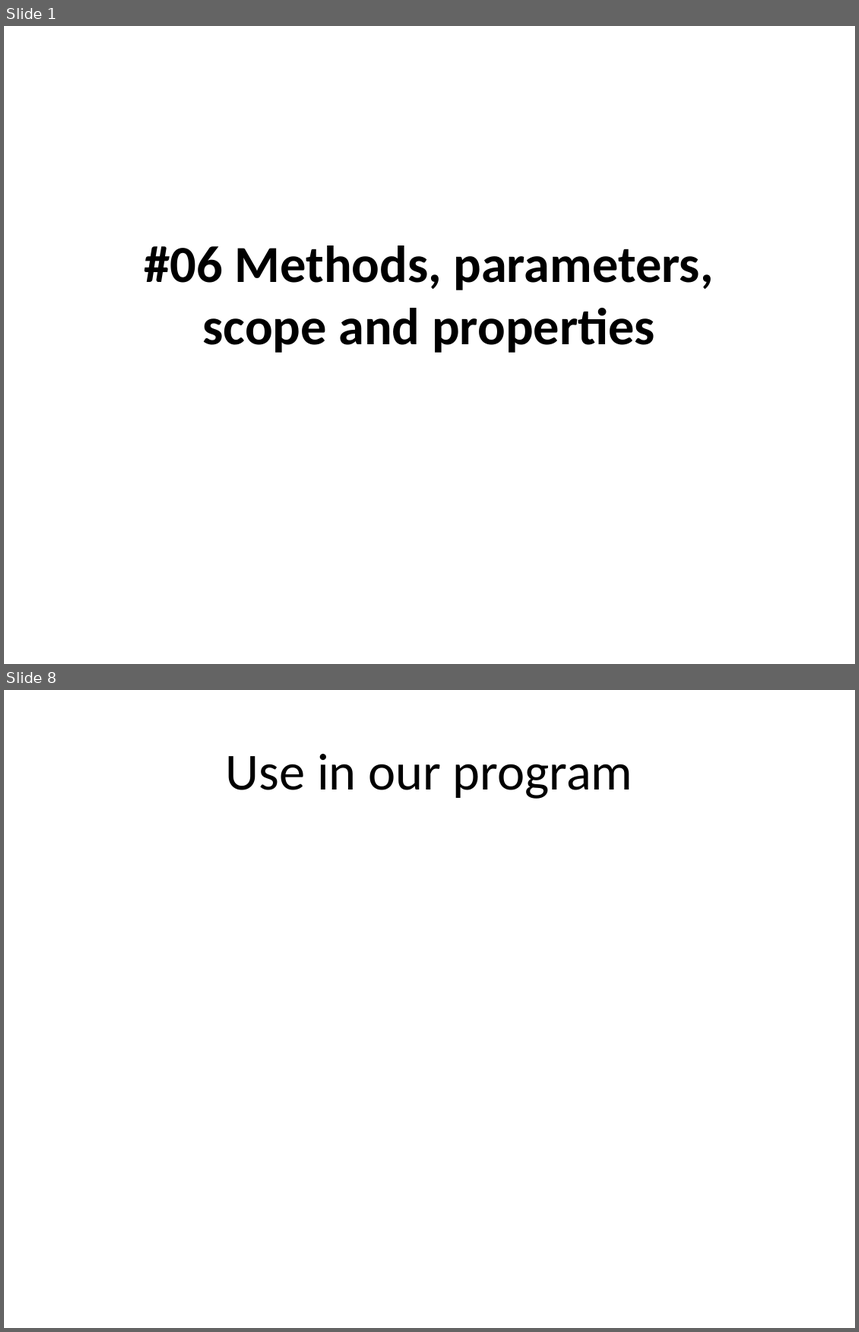
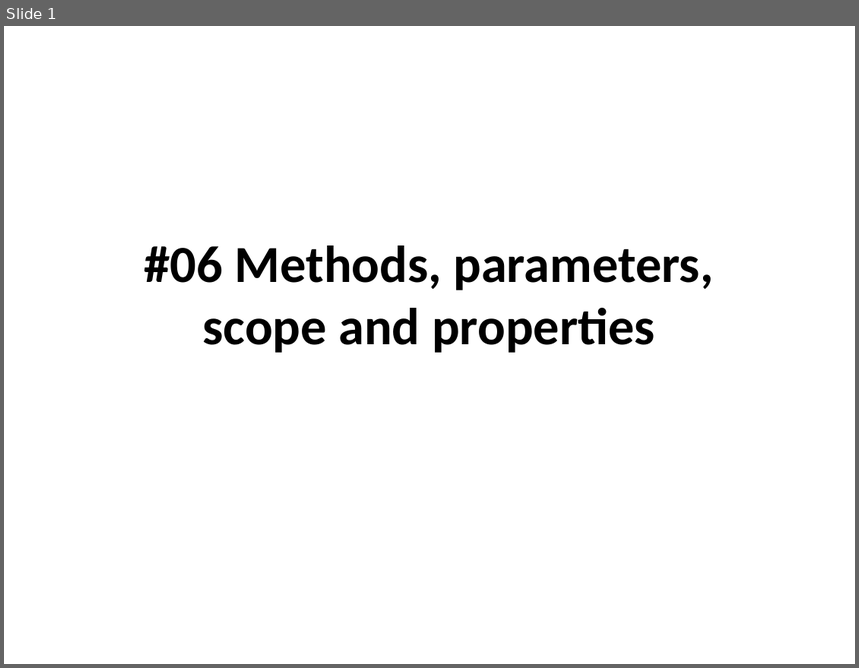
Before and after one commit to isurup/kalle-martin-group, a slide deck: OOPExam/06 Methods, parameters, scope and properties.pptx. Shown one above the other, each under a label of ours: slides 1 and 8 before the commit, slide 1 after it; the slides between them are not shown. The pictures are 859x1332 and 859x668 pixels, drawn with LibreOffice and Linux fonts; fonts in the diff are those of the drawing. Boxes give left, top, right and bottom in pixels: in the first picture for what was removed or moved away, otherwise in the second. Text is boxed around its words. In the diff, an @@ line names an element or a change of style, - is before the commit and + after.

```diff
--- a/OOPExam/06 Methods, parameters, scope and properties.pptx
+++ b/OOPExam/06 Methods, parameters, scope and properties.pptx
@@ slide 8 removed at [4, 690, 855, 1328], background #FFFFFF @@
@@ title removed at [226, 754, 633, 799] @@
-Use in our program
```
Also in this commit, not shown: 1 slide changed, 8 slides added, 6 other slides removed.
